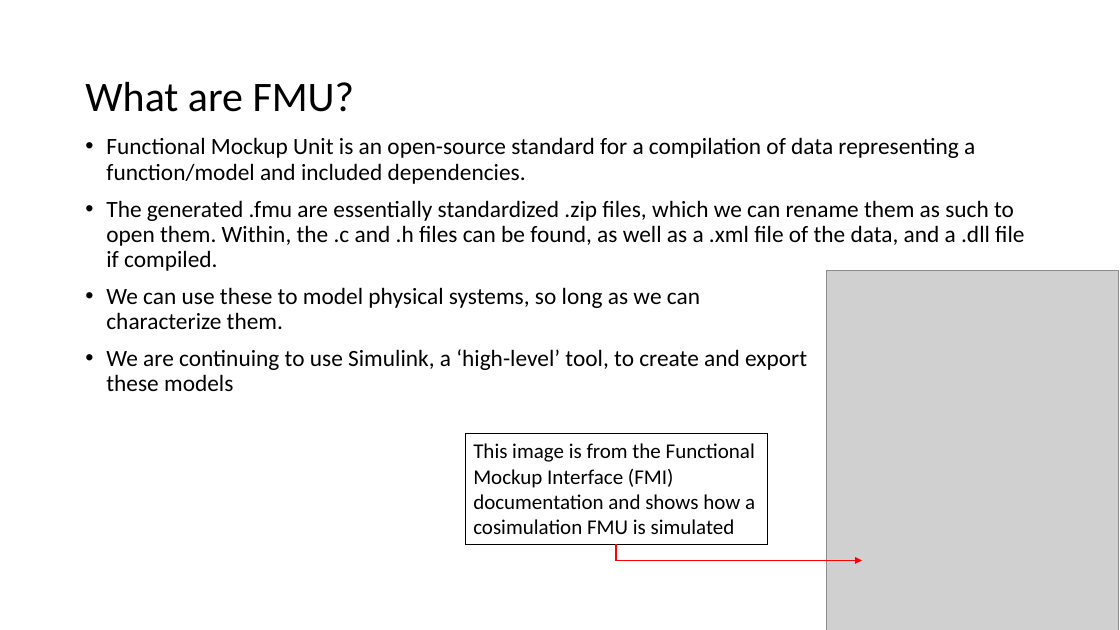
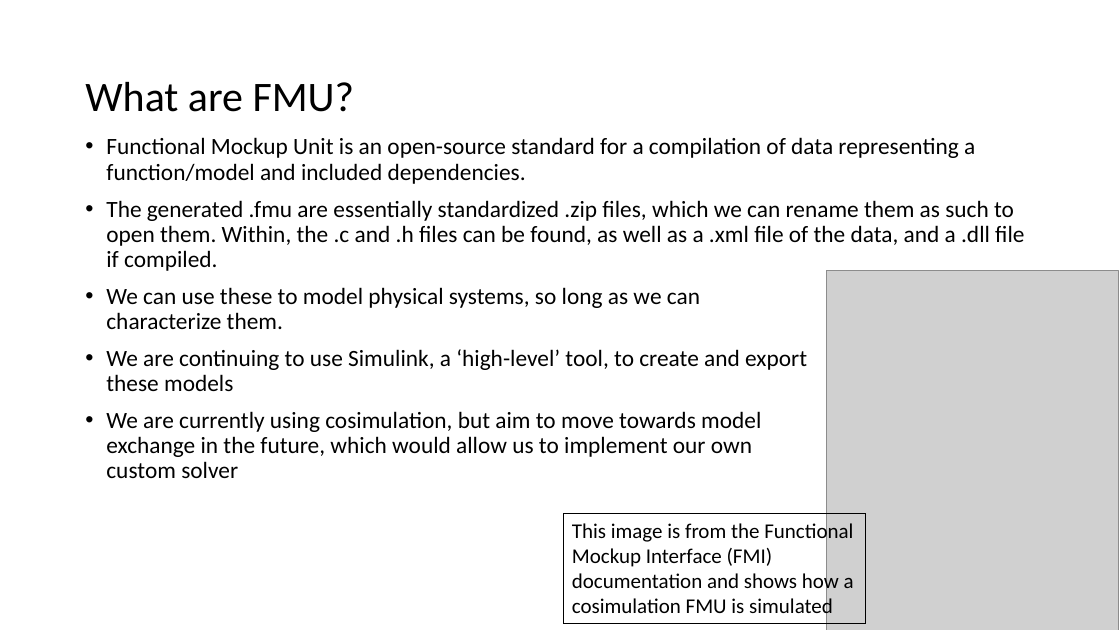
Before and after one commit to kaiGithub-ctrl/fmu-investigation, a slide deck: slide 3 of docs/research-presentation-12-01-23.pptx. Drawn at 1120x630 pixels with LibreOffice and Linux fonts; fonts in the diff are those of the drawing; grey boxes stand for pictures. Boxes give left, top, right and bottom in pixels: in the first picture for what was removed or moved away, otherwise in the second. Text is boxed around its words. In the diff, an @@ line names an element or a change of style, - is before the commit and + after.

```diff
--- a/docs/research-presentation-12-01-23.pptx
+++ b/docs/research-presentation-12-01-23.pptx
@@ text at box(106, 411, 761, 478): paragraph added @@
+• We are currently using cosimulation, but aim to move towards model
+  exchange in the future, which would allow us to implement our own
+  custom solver
@@ rectangle "This image is from the ...": place and size @@
-rectangle "This image is from the ..." at box(465, 434, 768, 544)
+rectangle "This image is from the ..." at box(564, 513, 866, 623)
@@ elbow arrow removed from (616, 544) to (862, 560) @@
```
Also in this commit, not shown: 3 other slides changed, 10 slides added, 9 other files.
